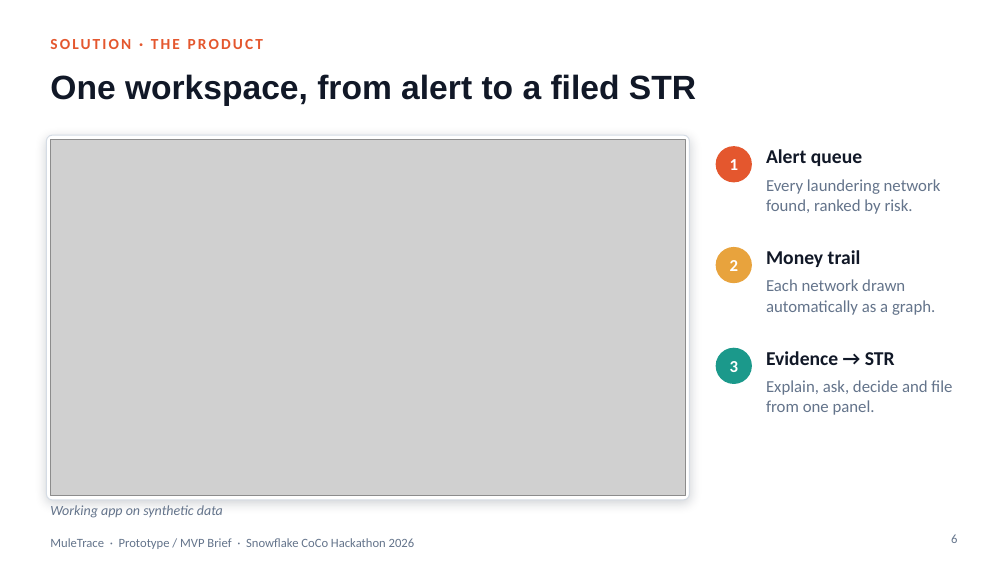
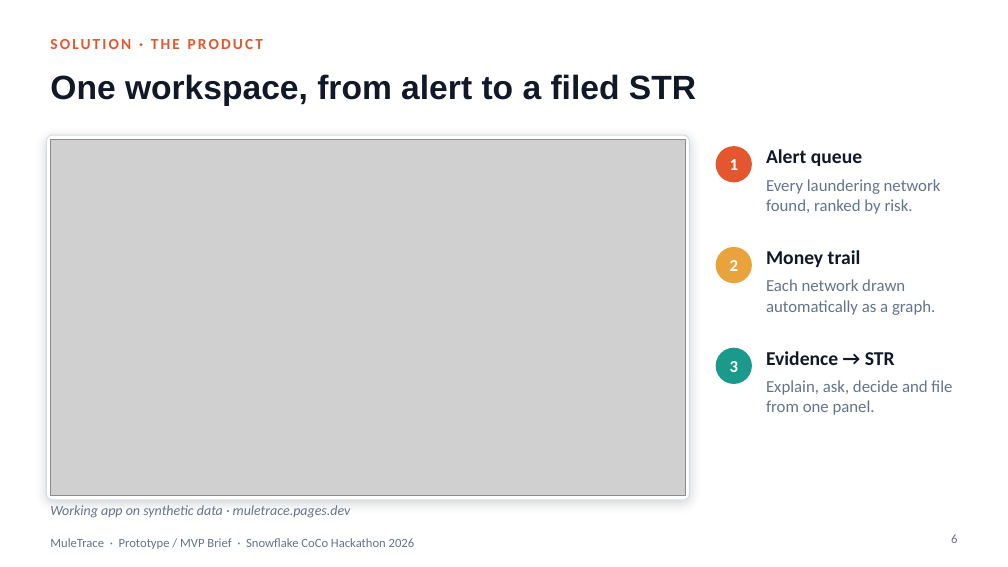
Before and after one commit to SwasthikaDev/SnowflakeCoCoCLI, a slide deck: slide 6 of deck/MuleTrace_MVP_Brief.pptx. Drawn at 1008x567 pixels with LibreOffice and Linux fonts; fonts in the diff are those of the drawing; grey boxes stand for pictures. Boxes give left, top, right and bottom in pixels: in the first picture for what was removed or moved away, otherwise in the second. Text is boxed around its words. In the diff, an @@ line names an element or a change of style, - is before the commit and + after.

```diff
--- a/deck/MuleTrace_MVP_Brief.pptx
+++ b/deck/MuleTrace_MVP_Brief.pptx
@@ text at box(50, 505, 351, 518): text changed @@
-Working app on synthetic data
+Working app on synthetic data · muletrace.pages.dev
```
Also in this commit, not shown: 2 other slides changed, 5 other files.
